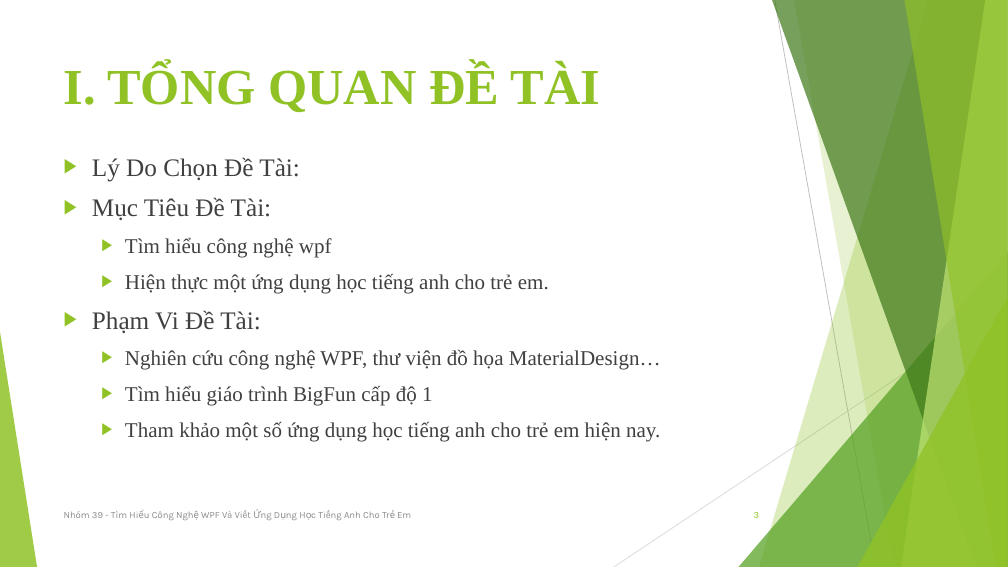
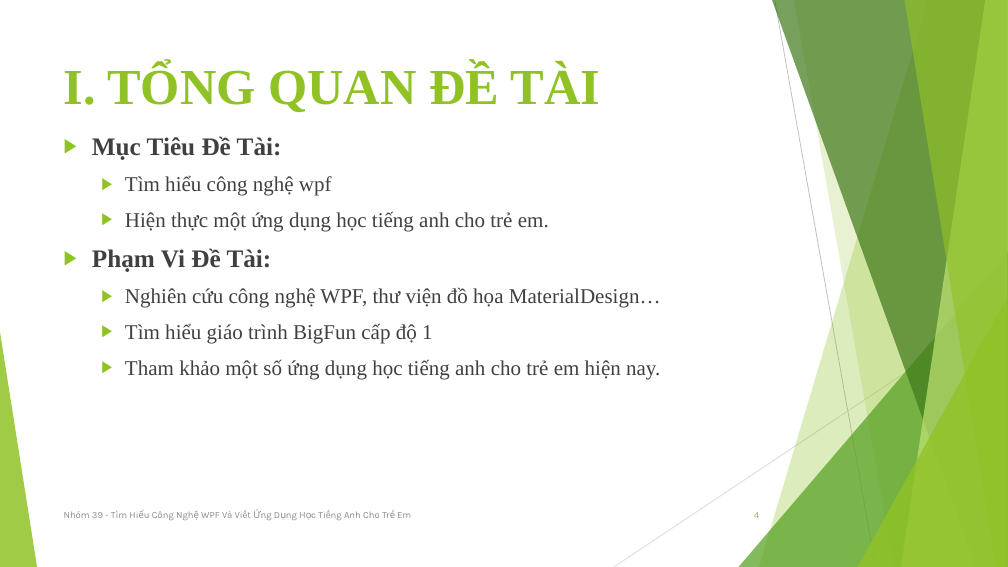
Before and after one commit to hoanghuucuong10/GameEnglish, a slide deck: slide 4 of TaiLieu/SlideBaoCao.pptx (slide 3 before the commit). Drawn at 1008x567 pixels with LibreOffice and Linux fonts; fonts in the diff are those of the drawing. Boxes give left, top, right and bottom in pixels: in the first picture for what was removed or moved away, otherwise in the second. Text is boxed around its words. In the diff, an @@ line names an element or a change of style, - is before the commit and + after.

```diff
--- a/TaiLieu/SlideBaoCao.pptx
+++ b/TaiLieu/SlideBaoCao.pptx
@@ text "Mục Tiêu Đề Tài:": place and size @@
-text "Mục Tiêu Đề Tài:" at <box>92,157,661,518</box>
+text "Mục Tiêu Đề Tài:" at <box>92,136,661,380</box>
@@ text at <box>92,136,282,272</box>: bold on in "Mục Tiêu Đề Tài:", "Phạm Vi Đề Tài:" @@
@@ text at <box>92,157,300,182</box>: paragraph removed @@
-▶ Lý Do Chọn Đề Tài:
@@ page number at <box>754,512,759,518</box>: text changed @@
-3
+4
```
Also in this commit, not shown: 3 other slides changed, 4 slides added, 1 other file.
